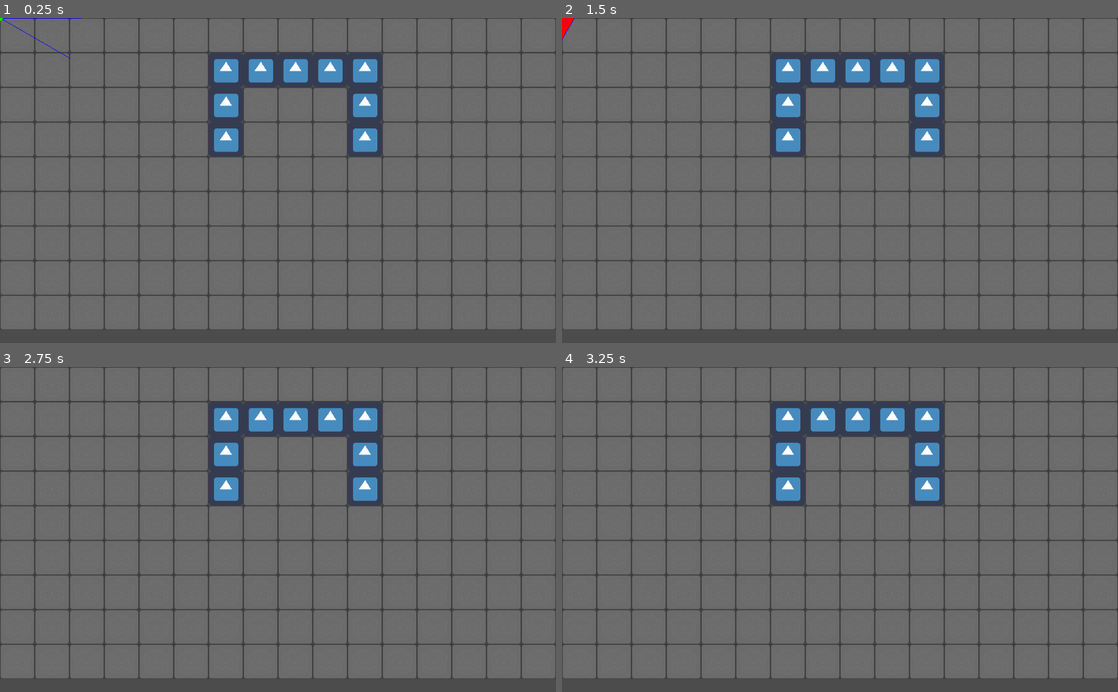
Above: before the commit, frames 1-4 (two rows, left to right).
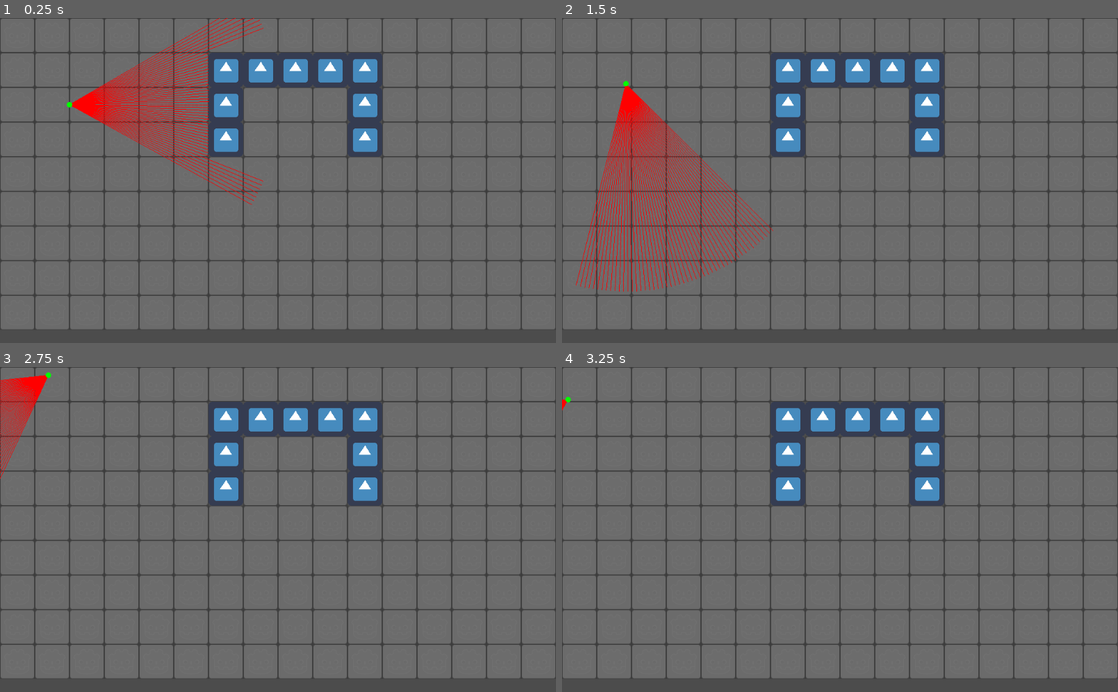
Above: after the commit, the same moments.

Repository: Nutriz/RaycastingWithGodot
Game: Godot game, scene res://Game.tscn
Same seed, same stepped clock (60 frames per second), same inputs: the game is played once before the commit and once after it. The engine's default icon, where the game draws it, is replaced by a stand-in: a white triangle on a blue panel in a dark square.
Inputs:
- Up to frame 1 (0.25 s): no input
- Up to frame 2 (1.5 s): tap Enter at 0.5 s; hold Right (ui_right) 0.53-1.28 s; hold Down (ui_down) from 1.28 s (still down)
- Up to frame 3 (2.75 s): release Down (ui_down) at 2.03 s; hold Right (ui_right) from 2.03 s (still down)
- Up to frame 4 (3.25 s): release Right (ui_right) at 2.78 s; hold Up (ui_up) from 2.78 s (still down)

The runs differ from the first frame. In frame 1, 3.5% of the frame differs, in the area x 0-48%, y 0-58%; in frame 2, 4.7%, in the area x 0-38%, y 0-85%; in frame 3, 1.1%; in frame 4, less than 0.1%.

Commit message:
Simple 2D wall detection

Diff:
--- a/Camera.gd
+++ b/Camera.gd
@@ -1,21 +1,20 @@
 extends Position2D
 
 # CAMERA
-const WIDTH_SCREEN = 320
+export var WIDTH_SCREEN = 50
 const HEIGHT_SCREEN = 200
 const FOV = 60
-var ANGLE_INCR = 60/320
-const rayLength = 500
-var m_intersections = Vector2()
-const m_speedMove = 200
-const m_speedAngle = 200
+var ANGLE_INCR
+export var rayLength = 64*6
+export var moveSpeed = 200
+export var angleSpeed = 100
 var rays = []
 
-var pos = Vector2()
+var pos = Vector2(64*2, 64*2.5)
 var ang = 0
 
 func _ready():
-	ANGLE_INCR = float(60) / float(320)
+	ANGLE_INCR = float(FOV) / float(WIDTH_SCREEN)
 	for i in range(WIDTH_SCREEN):
 		rays.append(Vector2(0, 0))
 
@@ -23,15 +22,15 @@
 	var curr_pos = pos
 	var curr_ang = ang
 	if Input.is_action_pressed("ui_up"):
-		pos.x += dCos(ang)*m_speedMove*delta
-		pos.y += dSin(ang)*m_speedMove*delta
+		pos.x += dCos(ang)*moveSpeed*delta
+		pos.y += dSin(ang)*moveSpeed*delta
 	if Input.is_action_pressed("ui_down"):
-		pos.x -= dCos(ang)*m_speedMove*delta
-		pos.y -= dSin(ang)*m_speedMove*delta
+		pos.x -= dCos(ang)*moveSpeed*delta
+		pos.y -= dSin(ang)*moveSpeed*delta
 	if Input.is_action_pressed("ui_left"):
-		ang -= m_speedAngle*delta
+		ang -= angleSpeed*delta
 	if Input.is_action_pressed("ui_right"):
-		ang += m_speedAngle*delta
+		ang += angleSpeed*delta
 
 	if curr_pos != pos or curr_ang != ang:
 		projection()
@@ -39,41 +38,34 @@
 
 func projection():
 	for i in range(rays.size()):
-		rays[i].x = pos.x + rayLength*dCos((ang-FOV/2) + i*ANGLE_INCR)
-		if intersect(i):
-			rays[i] = m_intersections
-		rays[i].y = pos.y + rayLength*dSin((ang-FOV/2) + i*ANGLE_INCR)
+		var intersect = intersect(i)
+		if intersect:
+			rays[i] = intersect
+		else:
+			rays[i].x = pos.x + rayLength*dCos((ang-FOV/2) + i*ANGLE_INCR)
+			rays[i].y = pos.y + rayLength*dSin((ang-FOV/2) + i*ANGLE_INCR)
+
 
 func intersect(i):
 	var fAngle = (ang-FOV/2) + i*ANGLE_INCR
 	var dir = Vector2(dCos(fAngle), dSin(fAngle))
-	for i in range(rays.size()):
-		var dx = pos.x + 1 * dir.x
-		var dy = pos.y + 1 * dir.y
-
-		if hasWall(dx, dy):
-			m_intersections.x = dx
-			m_intersections.y = dy
-			return true
+	for l in range(rayLength):
+		var dx = pos.x + l * dir.x
+		var dy = pos.y + l * dir.y
+		if hasWall(dx/64, dy/64):
+			return Vector2(dx, dy)
 	return false
 
 
 func _draw():
 	for r in rays:
-		draw_line(pos, r, ColorN("red"))
+		draw_line(pos, r, ColorN("red"), 1)
 
-	var first = Vector2(pos.x + 150*dCos(ang-FOV/2), pos.y + 150*dSin(ang-FOV/2))
-	var midle = Vector2(pos.x + 150*dCos(ang), pos.y + 150*dSin(ang))
-	var last = Vector2(pos.x + 150*dCos(ang + FOV/2), pos.y + 150*dSin(ang + FOV/2))
-
-	draw_line(pos, first, ColorN("blue"))
-	draw_line(pos, midle, ColorN("blue"))
-	draw_line(pos, last, ColorN("blue"))
 	draw_circle(pos, 5, ColorN("green"))
 
 
 func hasWall(x, y):
-	return get_parent().get_node("TileMap").get_cell(0 ,0) == 1
+	return get_parent().get_node("TileMap").get_cell(x ,y) == 1
 
 func toRadian(degree):
 	return (PI/180) * degree
@@ -83,3 +75,7 @@
 
 func dSin(degree):
 	return sin(toRadian(degree))
+
+func _on_Timer_timeout():
+	projection()
+	update()
--- a/Game.tscn
+++ b/Game.tscn
@@ -29,3 +29,15 @@
 [node name="Camera" type="Position2D" parent="."]
 script = ExtResource( 3 )
 _sections_unfolded = [ "Transform" ]
+WIDTH_SCREEN = 50
+rayLength = 384
+moveSpeed = 200
+angleSpeed = 100
+
+[node name="Timer" type="Timer" parent="."]
+process_mode = 1
+wait_time = 0.1
+one_shot = false
+autostart = true
+
+[connection signal="timeout" from="Timer" to="Camera" method="_on_Timer_timeout"]
--- a/project.godot
+++ b/project.godot
@@ -15,6 +15,10 @@
 config/name="Raycasting"
 run/main_scene="res://Game.tscn"
 config/icon="res://icon.png"
+
+[debug]
+
+settings/stdout/print_fps=true
 
 [input]
 
